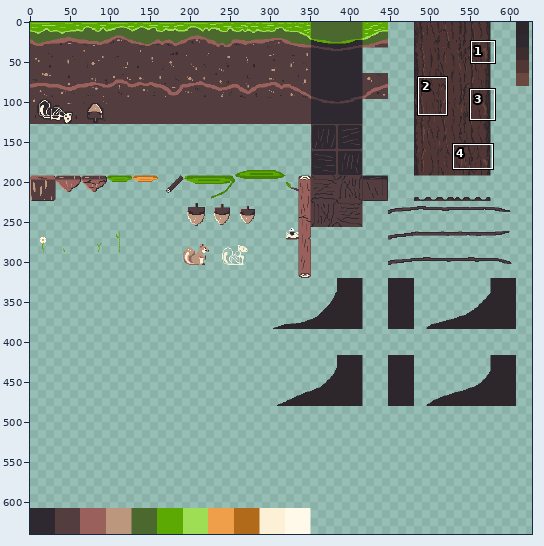
Two states of a pixel-art file, Project/assets/world/tileset1.aseprite. The first picture is a wide view before the edit; the outline marks the close-up.
Close-up. As it was:
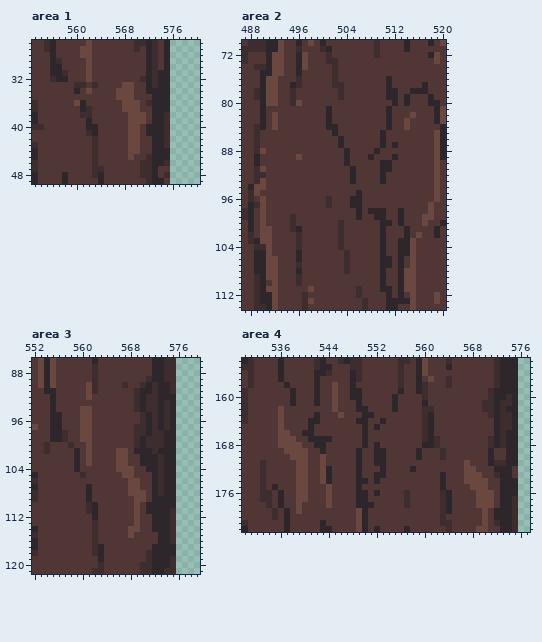
640x640 pixels, 1 frame. Colours within 5 levels of each other are drawn and written as one. Shown: area 1: x 553..580, y 26..49; area 2: x 487..520, y 70..114; area 3: x 552..579, y 86..121; area 4: x 530..577, y 154..182. The wide view leaves out empty margins. The commit also changed other parts of the picture, which this record leaves out.
After:
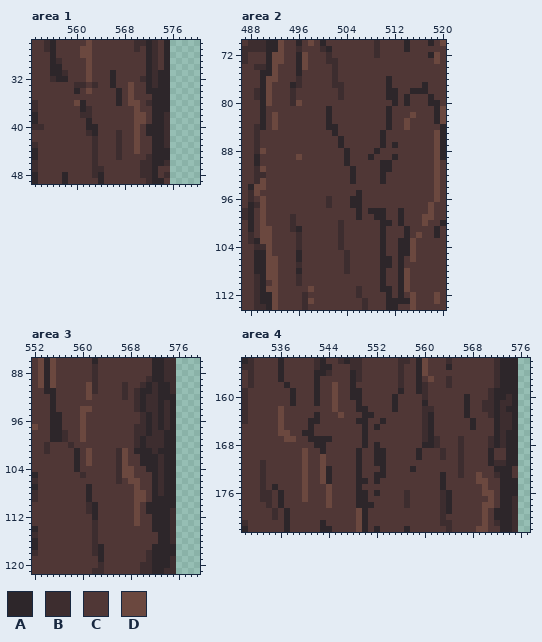
Palette (. is transparent): A #2d262a  B #3d2d2f  C #503736  D #6b483f
Changes in this commit:
--- area 1, layer "trees/trunks"
@@ x 564..571 @@
 30 CCCCCCCC
-31 CCCCCCCC
-32 CCCCCCCB
-33 CCCCDDCC
-34 CCCDDDCC
-35 CCCDDDCC
-36 CCCCDDDC
-37 CCCCDDDC
-38 CCCCCDDD
-39 CCCCCDDD
-40 CCCCCDDC
-41 CCCCCDDC
-42 CCCCCDDC
-43 CCCCCDDC
-44 CCCCCDDC
-45 CCCCCDCC
+31 CCACCCCC
+32 CCACCCCB
+33 CCACCDCC
+34 CCCACDCC
+35 CCCACDCC
+36 CCCACDDC
+37 CCCCCCDC
+38 CCCCCCDD
+39 CCCCCCDD
+40 CCCCCCDC
+41 CCCBCCDC
+42 CCCBCCDC
+43 CCCBCCDC
+44 CCCBCCDC
+45 CCCBCCCC
 46 CCCCCCCB
--- area 2, layer "trees/trunks"
@@ x 490..495 @@
  73 CADDCC
- 74 BADDCC
- 75 AADDCC
+ 74 BADCCC
+ 75 AADCCC
  76 ADDCCC
- 77 ADDCCA
- 78 ADDCCB
- 79 ADDCCB
- 80 ADDCCB
+ 77 ADCCCA
+ 78 ADCCCB
+ 79 ADCCCB
+ 80 ADCCCB
  81 ACCCCC
@@ x 513..517 @@
 106 ACDCC
-107 ACDCC
-108 ADDCC
-109 ADDCC
-110 ADDCC
-111 ADDCC
+107 ACCCC
+108 ADCCC
+109 ADCCC
+110 ADCCC
+111 ADCCC
 112 ACDCC
--- area 3, layer "trees/trunks"
@@ x 559..570 @@
  90 CCDBCCCCBCCB
- 91 CCDBCCCCCCBA
- 92 CCDCCCCCCCBA
+ 91 CCDBCCCCBCBA
+ 92 CCDCCCCCBCBA
  93 CCCCCCCCCCBA
  94 CDDCCCCCCCBA
- 95 CDDCCCCCCCCB
- 96 CDDCCCCCCCCB
- 97 CDDCCCCCCCBB
- 98 CDDCCCCCCCBB
- 99 CDDCCCCCCCBA
-100 CCDCCCCCCCBA
-101 ACDCCCCDDCAA
-102 ACDCCCCDDCCA
-103 ACDCCCCDDCCA
-104 ACCCCCCDDDCC
-105 CBCCCCCCDDCC
-106 CCCCCCCCCDDC
-107 CCACCCCCCDDC
-108 CCACCCCCCDDD
+ 95 CDCCCCCCCCCB
+ 96 CDCCCCCCCCCB
+ 97 CDCCCCCCCCBB
+ 98 CDCCCCCCCCBB
+ 99 CDCCCCCCCCBA
+100 CCCCCCCCCCBA
+101 ACDCCCCBDCAA
+102 ACDCCCCBDCCA
+103 ACDCCCCBDCCA
+104 ACCCCCCBDDCC
+105 CBCCCCCBDDCC
+106 CCCCCCCBCDDC
+107 CCACCCCCCCDC
+108 CCACCCCCCCDD
 109 CCACCCCCCCDD
@@ x 566..571 @@
 113 CCCDCC
-114 CCDDCC
-115 CCDCCC
+114 CCCCCC
+115 CCCCCC
 116 CCCCCC
--- area 4, layer "trees/trunks"
@@ x 530..577 @@
 159 BCCCCCCCACCCACCDCCAACCCCCCACCABCCCCCCCCCCBAAAA..
-160 BCCCCCCCACCCACCDCCAACCCCCACCCCBCCCCCCCCCCBAABA..
-161 BCCCCCCCACCCACCDCCCACCCCCACCCCACCCCCCCCCBBABBA..
-162 BCCCCCDCCCCCCCCDCCCAACCCCACCCCBBCCCCCCCCBBABAA..
-163 BCCCCCDCCCCCACCCDCCCAACCCCCCCCBACCCCCCCCCBABBA..
-164 BCCCCCDCCCCAACCCCCCAACCACCCCCCBACCCCCCCCCCABBA..
-165 CCCCCCDCCCCACCCCCCCCACACCCCCCCBACCCCCCCCCCABBA..
+160 BCCCCCCCACCCACCDCCAACCCCCACCCCBCCCCCCACCCBAABA..
+161 BCCCCCCCACCCACCDCCCACCCCCACCCCACCCCCCACCBBABBA..
+162 BCCCCCDCCCCCCCCDCCCAACCCCACCCCBBCCCCCACCBBABAA..
+163 BCCCCCDCCCCCACCCDCCCAACCCCCCCCBACCCCCACCCBABBA..
+164 BCCCCCDCCCCAACCCCCCAACCACCCCCCBACCCCCCACCCABBA..
+165 CCCCCCDCCCCACCCCCCCCACACCCCCCCBACCCCCCACCCABBA..
 166 CCCCCCDDCCAACCCCCCCCACCCCCCCCCBACCCCCCCCCCABAA..
-167 CCCCCCDDDCCAAAACCCCCACCCCCCCCCBABCCCCCCCCBABAA..
-168 CCCCCCDDDDCCAACCCCCCACACCCCCCCAABCCCCCCCCBABAA..
-169 CCCCCCCDDDDCCACCCCCACCAACCCCCACCCBCCCCCCCACCAA..
-170 CCCCCCCCDDDCCDCCCCCACCAACCCCCACCCBCCCCCCCACCAA..
-171 CCCBCCCCCDDCCDCCCCCACCAACCCCCCCCCCCCCDCCCABBAA..
-172 CCCBCCCCCDDCCDACCCCACCCACCCCACCCCCCCCDDCCCAAAC..
-173 CCCBCCCCCDDCCDACCCCACCAACCCCCCCCCACCCDDDCCBAAC..
-174 CCCBCCCCCDDCCDACCCCAACACCCCCCCCCCACCCDDDDCCAAA..
-175 CCCBCACCCDDCCCDCCCCACCCCCCCCCCCCCACCCCDDDCCAAA..
-176 CCCBBCACCDDCCCDCCCCAACACCCCBCCCCCBACCCCDDDCAAA..
-177 CCCBBCACCDDCCCDCCCCAACCCCCCBCCCCCBACCCCDDDCAAB..
-178 CCCCBCACCDCCCCDCCCCAAACCCCCBCCCCCBACCCCDDDCAAB..
-179 CCCCCBCACDCCCCCCCCCDACCCCCCCCCCCCBACCCCCDCAAAB..
+167 CCCCCCCDDCCAAAACCCCCACCCCCCCCCBABCCCBCCCCBABAA..
+168 CCCCCCCCCCCCAACCCCCCACACCCCCCCAABCCCBCCCCBABAA..
+169 CCCCCCCCCCDCCACCCCCACCAACCCCCACCCBCCBCCCCACCAA..
+170 CCCCCCCCCCDCCDCCCCCACCAACCCCCACCCBCCBCCCCACCAA..
+171 CCCBCCCCCCDCCDCCCCCACCAACCCCCCCCCCCCBCCCCABBAA..
+172 CCCBCCCCCCDCCDACCCCACCCACCCCACCCCCCCBCCCCCAAAC..
+173 CCCBCCCCCCDCCDACCCCACCAACCCCCCCCCACCBCCDCCBAAC..
+174 CCCBCCCCCCDCCDACCCCAACACCCCCCCCCCACCCCCDDCCAAA..
+175 CCCBCACCCCDCCCDCCCCACCCCCCCCCCCCCACCCCCCDCCAAA..
+176 CCCBBCACCCDCCCDCCCCAACACCCCBCCCCCBACCCCCDDCAAA..
+177 CCCBBCACCCDCCCDCCCCAACCCCCCBCCCCCBACCCCCCDCAAB..
+178 CCCCBCACCCCCCCDCCCCAAACCCCCBCCCCCBACCCCCDDCAAB..
+179 CCCCCBCACCCCCCCCCCCDACCCCCCCCCCCCBACCCCCDCAAAB..
 180 CCCCCBCACCCCCCCCCCCDACCCCCCCCCCCCBCCCCCCDCAAAB..
Pixel boxes of the changes (left, top, right, bottom) in both close-ups:
changed: (110, 70, 134, 160)
changed: (272, 64, 284, 106)
changed: (410, 262, 416, 292)
changed: (122, 388, 128, 400)
changed: (86, 412, 134, 496)
changed: (128, 526, 140, 538)
changed: (458, 394, 488, 508)
changed: (278, 436, 302, 514)
